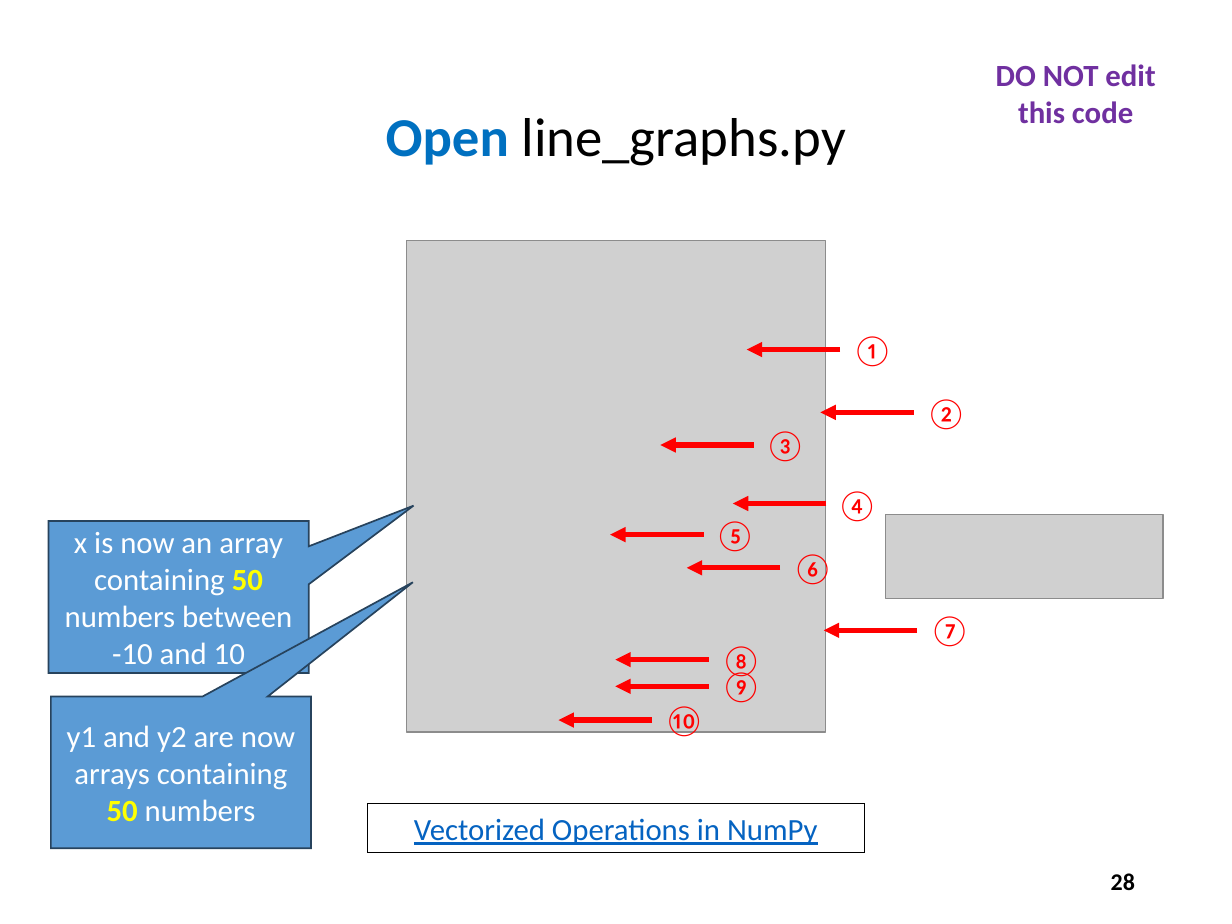
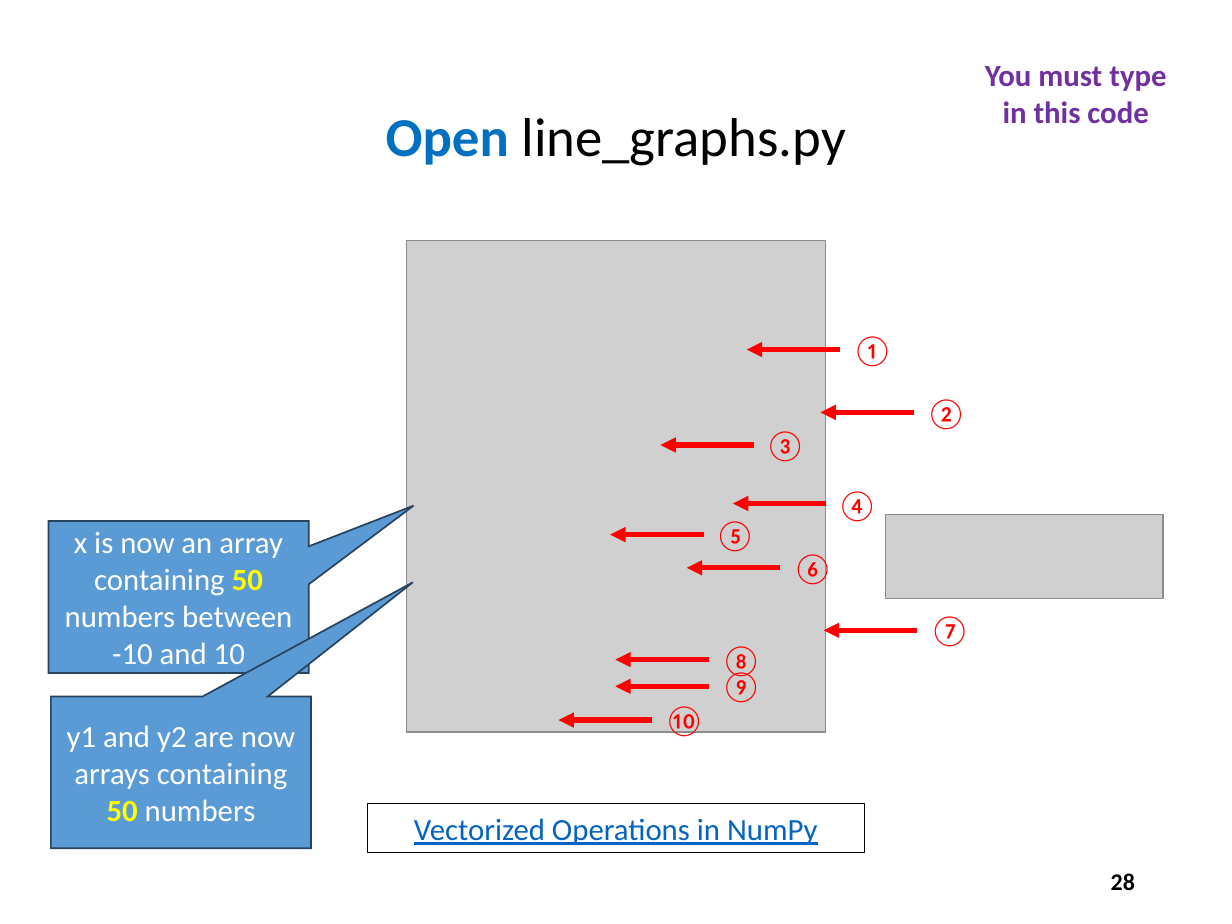
Before and after one commit to dbiersach/scicomp101, a slide deck: slide 28 of Session 05 - Cartesian Graphs and Conic Sections/Session 05 - Cartesian Graphs and Conic Sections.pptx. Drawn at 1232x924 pixels with LibreOffice and Linux fonts; fonts in the diff are those of the drawing; grey boxes stand for pictures. Boxes give left, top, right and bottom in pixels: in the first picture for what was removed or moved away, otherwise in the second. Text is boxed around its words. In the diff, an @@ line names an element or a change of style, - is before the commit and + after.

Commit message:
Fix builds

```diff
--- a/Session 05 - Cartesian Graphs and Conic Sections/Session 05 - Cartesian Graphs and Conic Sections.pptx
+++ b/Session 05 - Cartesian Graphs and Conic Sections/Session 05 - Cartesian Graphs and Conic Sections.pptx
@@ text at box(985, 66, 1166, 124): text changed @@
-DO NOT edit
-this code
+You must type in this code
```
